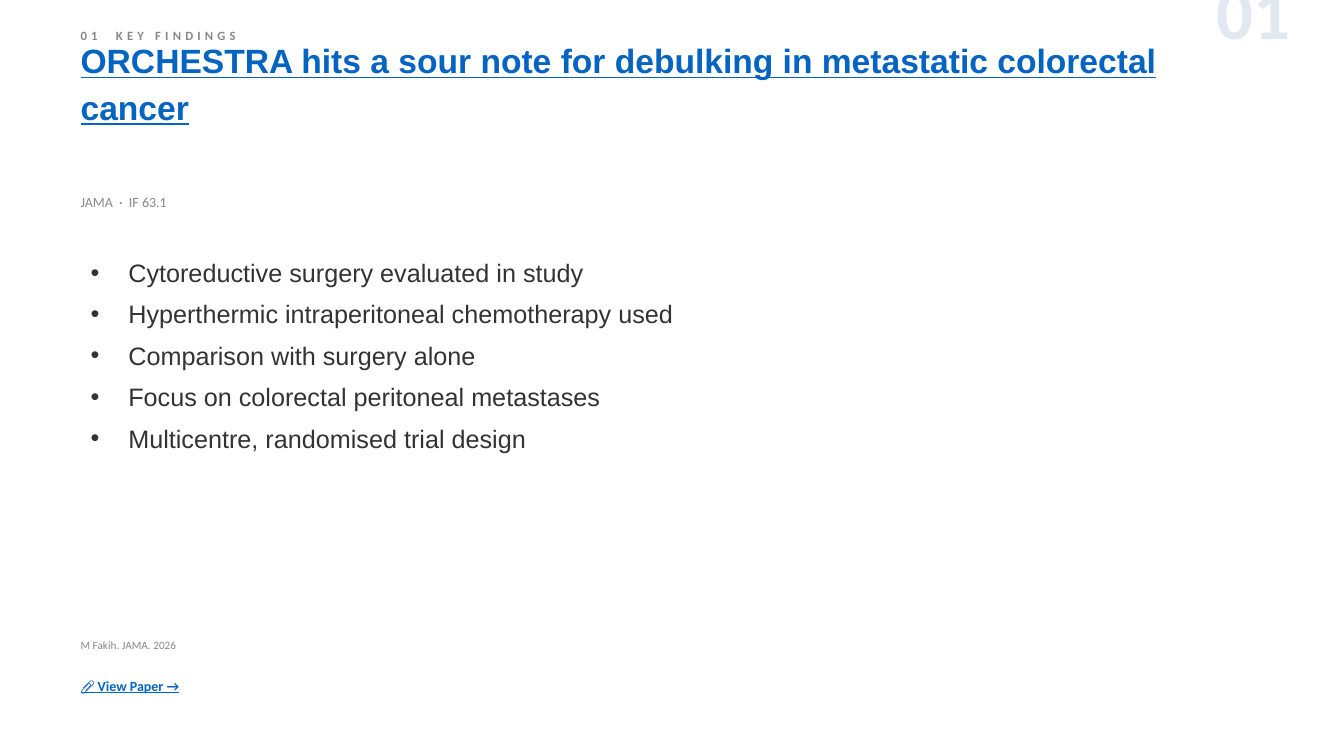
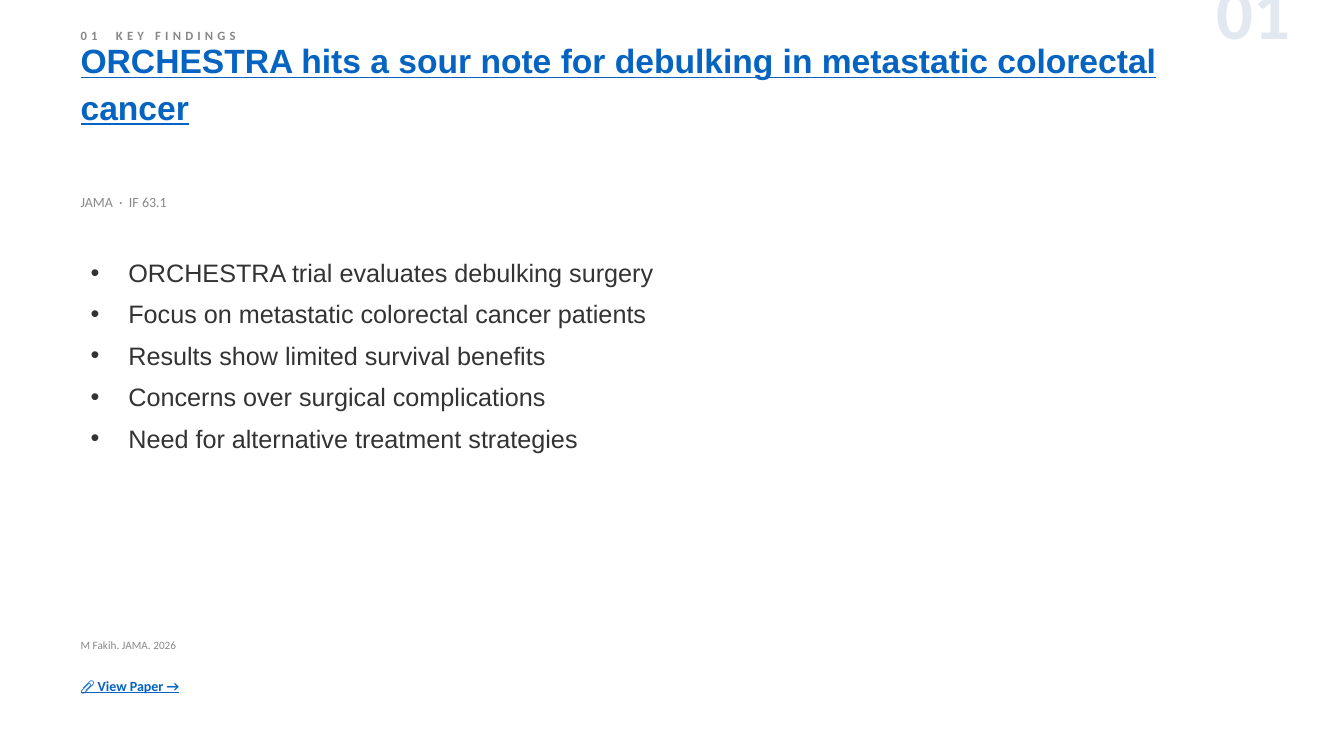
Before and after one commit to jejenhu-maker/colorectal-weekly-digest, a slide deck: slide 3 of docs/digest-en.pptx. Drawn at 1344x756 pixels with LibreOffice and Linux fonts; fonts in the diff are those of the drawing. Boxes give left, top, right and bottom in pixels: in the first picture for what was removed or moved away, otherwise in the second. Text is boxed around its words. In the diff, an @@ line names an element or a change of style, - is before the commit and + after.

```diff
--- a/docs/digest-en.pptx
+++ b/docs/digest-en.pptx
@@ text at box(128, 263, 653, 453): text changed @@
-• Cytoreductive surgery evaluated in study
-• Hyperthermic intraperitoneal chemotherapy used
-• Comparison with surgery alone
-• Focus on colorectal peritoneal metastases
-• Multicentre, randomised trial design
+• ORCHESTRA trial evaluates debulking surgery
+• Focus on metastatic colorectal cancer patients
+• Results show limited survival benefits
+• Concerns over surgical complications
+• Need for alternative treatment strategies
```
Also in this commit, not shown: 10 other slides changed, 3 slides added, 3 slides removed, 2 other files.
